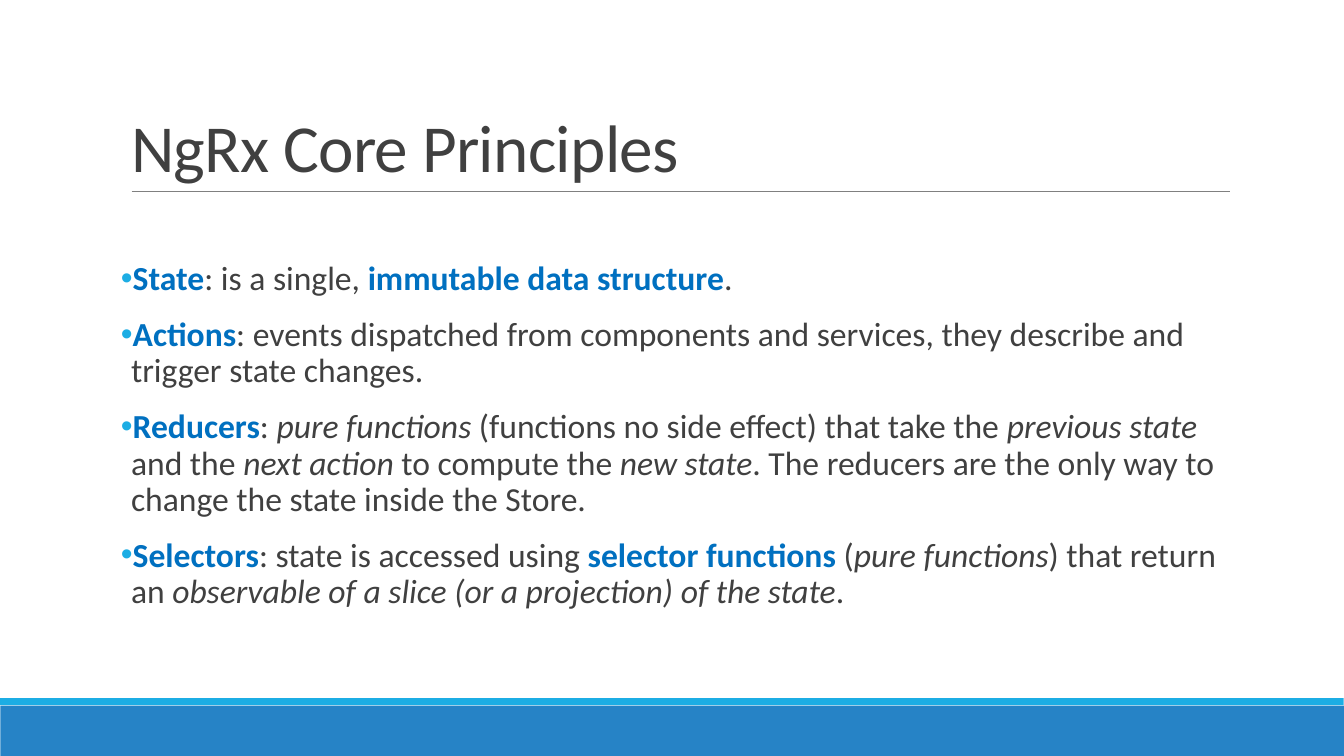
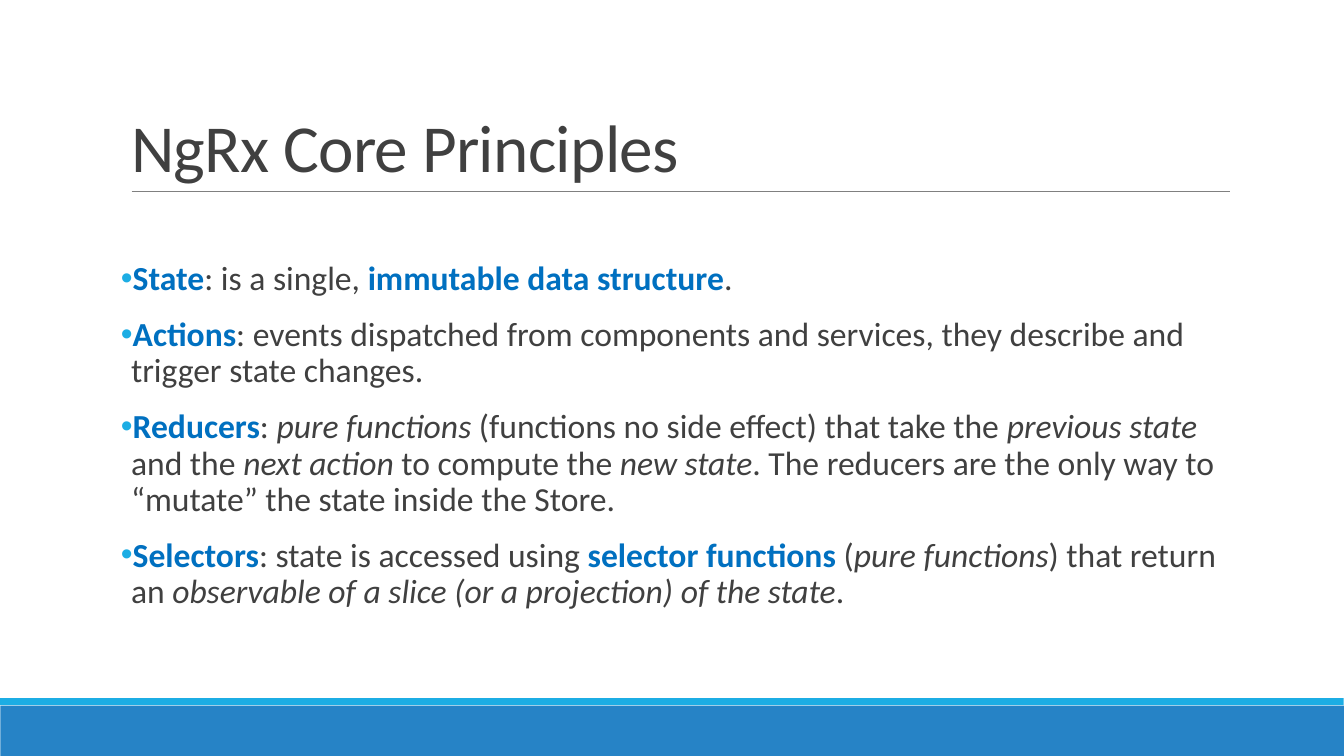
Before and after one commit to AGiorgetti/ngrx101, a slide deck: slide 9 of ReactiveProgramming_ngrx.pptx. Drawn at 1344x756 pixels with LibreOffice and Linux fonts; fonts in the diff are those of the drawing. Boxes give left, top, right and bottom in pixels: in the first picture for what was removed or moved away, otherwise in the second. Text is boxed around its words. In the diff, an @@ line names an element or a change of style, - is before the commit and + after.

```diff
--- a/ReactiveProgramming_ngrx.pptx
+++ b/ReactiveProgramming_ngrx.pptx
@@ text at box(131, 413, 1214, 512): text changed @@
-• Reducers: pure functions (functions no side effect) that take the previous state and the next action to compute the new state. The reducers are the only way to change the state inside the Store.
+• Reducers: pure functions (functions no side effect) that take the previous state and the next action to compute the new state. The reducers are the only way to “mutate” the state inside the Store.
```
Also in this commit, not shown: 13 other slides changed, 8 other files.
